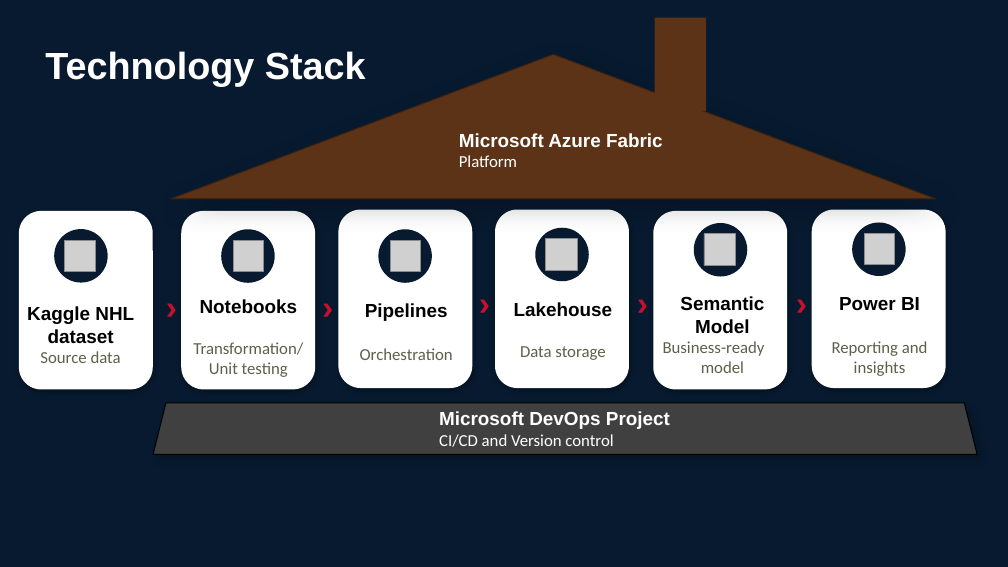
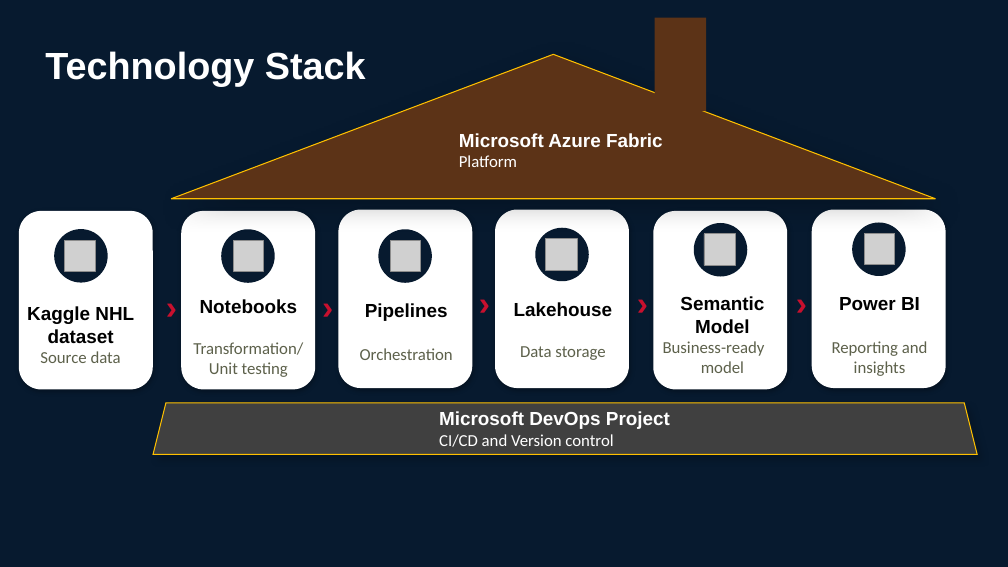
Before and after one commit to kwongheng/JDE10_final_project, a slide deck: slide 6 of docs/Final Project Presentation.pptx. Drawn at 1008x567 pixels with LibreOffice and Linux fonts; fonts in the diff are those of the drawing; grey boxes stand for pictures. Boxes give left, top, right and bottom in pixels: in the first picture for what was removed or moved away, otherwise in the second. Text is boxed around its words. In the diff, an @@ line names an element or a change of style, - is before the commit and + after.

```diff
--- a/docs/Final Project Presentation.pptx
+++ b/docs/Final Project Presentation.pptx
@@ triangle at (x1=171, y1=54, x2=935, y2=199): outline #3D2210 1 pt to #FFC000 1 pt @@
@@ trapezoid at (x1=153, y1=403, x2=977, y2=454): outline #000000 1 pt to #FFC000 1 pt @@
```
Also in this commit, not shown: 23 other slides changed, 5 slides added, 12 slides removed.
